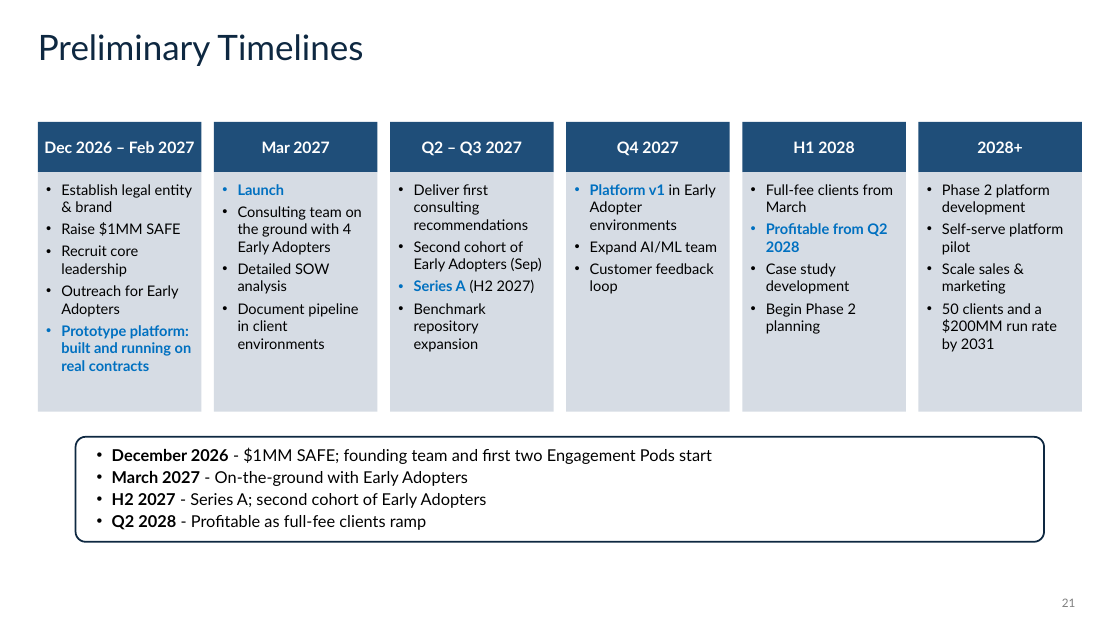
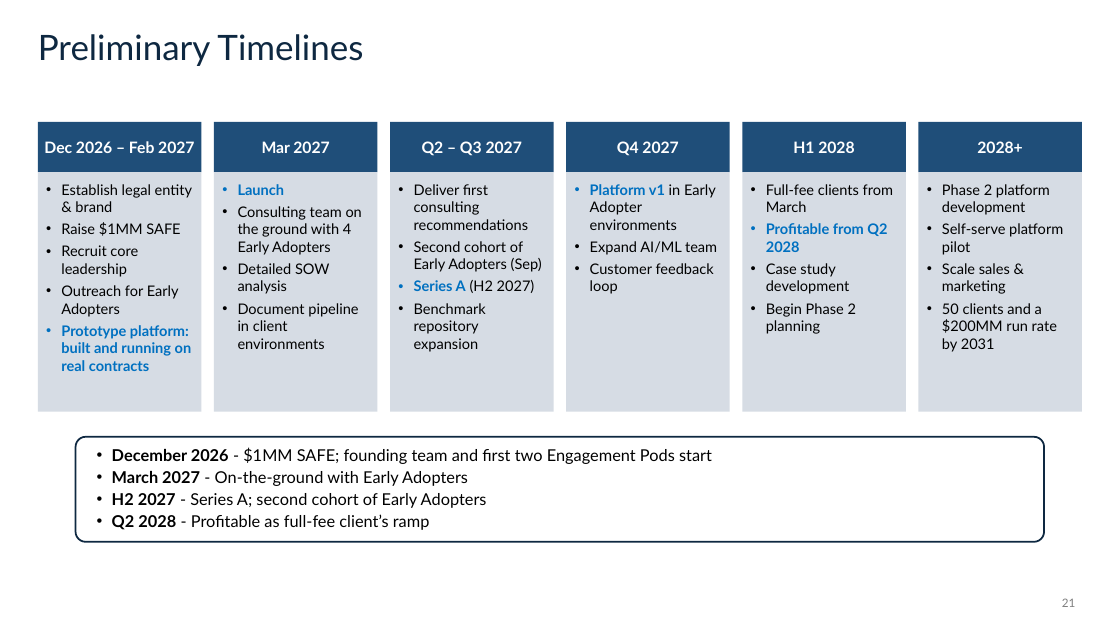
Before and after one commit to kylemac7807/twm-platform, a slide deck: slide 21 of docs/story/twm-pitch-deck-v2.pptx. Drawn at 1120x630 pixels with LibreOffice and Linux fonts; fonts in the diff are those of the drawing. Boxes give left, top, right and bottom in pixels: in the first picture for what was removed or moved away, otherwise in the second. Text is boxed around its words. In the diff, an @@ line names an element or a change of style, - is before the commit and + after.

```diff
--- a/docs/story/twm-pitch-deck-v2.pptx
+++ b/docs/story/twm-pitch-deck-v2.pptx
@@ text at (112, 514, 430, 530): text changed @@
-• Q2 2028 - Profitable as full-fee clients ramp
+• Q2 2028 - Profitable as full-fee client’s ramp
```
Also in this commit, not shown: 13 other slides changed.
